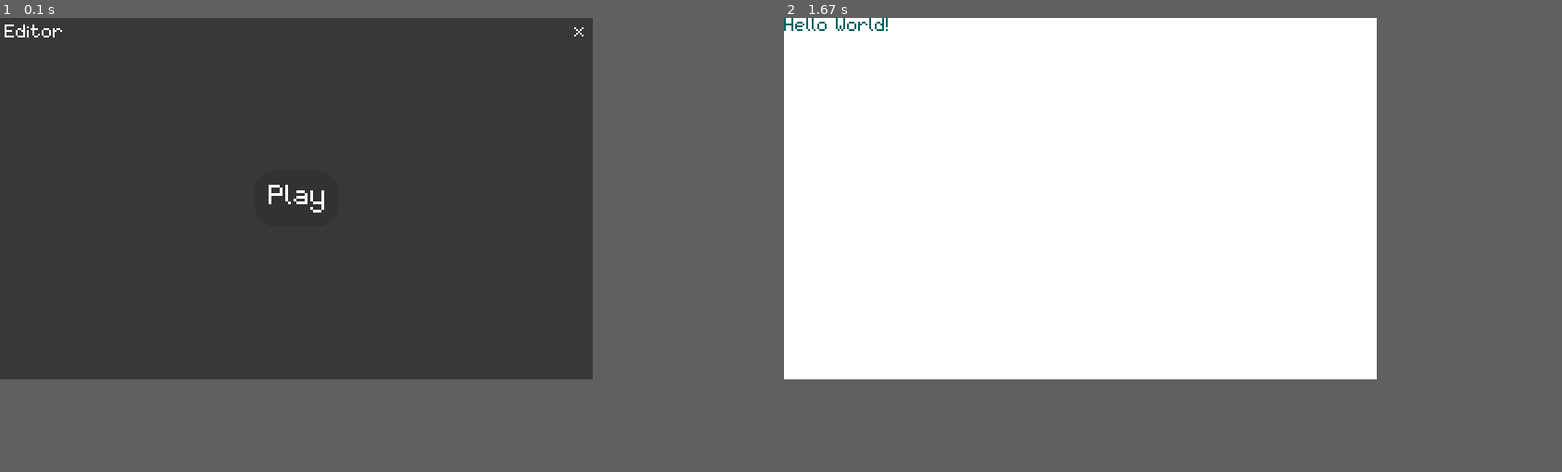
Above: before the commit, frames 1-2 (left to right).
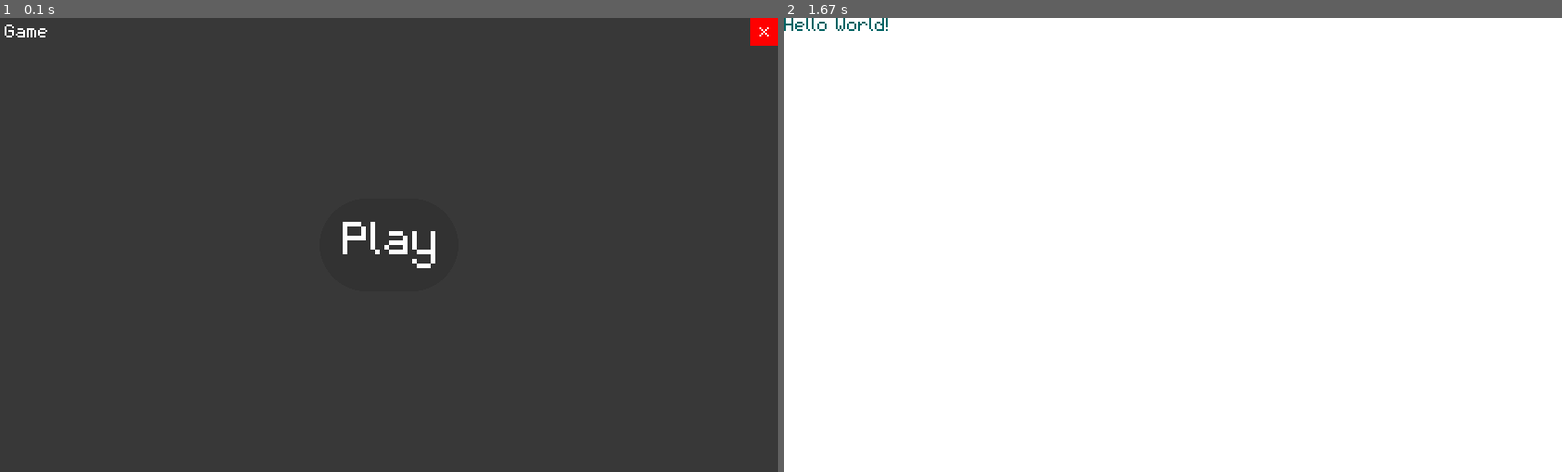
Above: after the commit, the same moments.

Repository: shegsharem/base_pygame_framework
Game: pygame game, started from main.py
Two runs of this game, one before a commit and one after it. Both use one fixed random seed, a clock stepped at 60 frames per second and the inputs below.
Inputs (mouse positions are in pixels of both pictures, inside the frame that each line leads up to):
- Up to frame 1 (0.1 s): no input
- Up to frame 2 (1.67 s): click (1173, 245) at 0.38 s
In our replay, the window is 640x390 before the commit and 840x490 after it. These sizes can differ from the game's own. Grey fills any space a smaller window leaves; there, only what the larger window draws over its background counts as a difference.

The runs differ from the first frame. In frame 1, 0.7% of the frame differs, in the area x 0-100%, y 0-56%; in frame 2, only the window size differs.

Commit message:
fixed button class

Diff:
--- a/button.py
+++ b/button.py
@@ -5,7 +5,7 @@
 class Button:
     """Simple button class."""
 
-    def __init__(self, x:int, y:int,
+    def __init__(self, x:int=0, y:int=0,
                  width:int=10, height:int=10,
                  button_color:tuple=(255,255,255),
                  button_highlighted_color:tuple=(255,255,255),
@@ -15,8 +15,8 @@
         """Create button rect
 
         Args:
-            x (int): x-position
-            y (int): y-position
+            x (int, optional): x-position. Not needed with anchor.
+            y (int,optional): y-position. Not needed with anchor.
             width (int, optional): button width. Defaults to 10.
             height (int): button height. Defaults to 10.
             button_color (tuple, optional): Button color. Defaults to (255,255,255).
@@ -39,24 +39,21 @@
         self.color = pygame.Color(button_color)
         self.text_color = pygame.Color(text_color)
         self.highlighted_color = pygame.Color(button_highlighted_color)
-        self.selected_color = self.highlighted_color.lerp((25,25,25),1)
+        self.selected_color = self.highlighted_color.lerp((
+            abs(self.color[0]-10),
+            abs(self.color[1]-10),
+            abs(self.color[2]-10)),1
+        )
         self.set_color = self.color
 
         self.text = text
         self.text_size_factor = text_size_factor
 
         self.callback = callback
+        self.button:pygame.Surface = self.create_button(self.color)
 
-        self.button_mask = None
-        self.button_mask_surface = None
-
-        self.button(self.color)
-
-    def button(self, color:tuple=(0,0,0,0)) -> pygame.Surface:
-        """Create button
-
-        Returns: pygame.Surface: Button surface
-        """
+    def create_button(self, color:tuple=(0,0,0,0)) -> pygame.Surface:
+        """Create button"""
         if self.text:
             text_surface = Font().render(
                 text=self.text,
@@ -83,10 +80,6 @@
             )
 
             button_surface.blit(text_surface,text_surface_rect)
-
-            if self.button_mask is None:
-                self.button_mask = pygame.mask.from_surface(button_surface)
-                self.button_mask_surface = pygame.Mask.to_surface(self.button_mask)
             return button_surface
 
         button_surface = pygame.Surface((self.width, self.height),pygame.SRCALPHA)
@@ -99,84 +92,83 @@
                 border_radius=self.corner_radius*self.text_size_factor
             )
 
-        if self.button_mask is None:
-            self.button_mask = pygame.mask.from_surface(button_surface)
         return button_surface
 
-    def check_mouse_hover(self) -> bool:
-        """Check if mouse is hovering button"""
-        mouse_position = pygame.mouse.get_pos()
-        button_mask_rect = self.button_mask_surface.get_rect().move(self.x,self.y)
-
-        if button_mask_rect.collidepoint(mouse_position):
-            if self.button_mask.get_at(
-                (mouse_position[0]-self.x,
-                 mouse_position[1]-self.y)):
-                return True
-        return False
-
-    def get_mouse_event(self, last_event=False) -> bool | None:
-        # Down returns True
-        # Up returns False
-
-        if pygame.mouse.get_pressed()[0]:
-            return True
-
-        if last_event:
-            return False
-
     def update(self, screen:pygame.Surface) -> pygame.Rect:
-        """Update button and draw on screen
-
-        Args:
-            screen (pygame.Surface): Main window
-            callback (optional): callback function for when clicked
-        """
-
-        mouse_event = self.get_mouse_event()
-        mouse_hover = self.check_mouse_hover()
+        """Update button and draw on screen"""
+        button_mask = get_mask(self.button)
+        button_mask_rect = button_mask.get_rect().move(self.x,self.y)
+        mouse_hover = check_mouse_hover(
+            button_mask,
+            button_mask_rect
+        )
+        current_button_color = get_color_from_surface(self.button)
+        mouse_down = pygame.mouse.get_pressed()[0]
 
         if mouse_hover:
-            self.set_color = self.highlighted_color
+            if not mouse_down and self.set_color == self.selected_color:
+                if callable(self.callback):
+                    self.callback()
+            elif mouse_down:
+                self.set_color = self.selected_color
+            else:
+                self.set_color = self.highlighted_color
 
         if not mouse_hover:
-            self.set_color = self.color
+            if self.set_color == self.selected_color:
+                if not mouse_down:
+                    self.set_color = self.color
 
-        if mouse_event:
-            self.set_color = self.selected_color
 
-        if self.set_color == self.selected_color:
-            if callable(self.callback):
-                self.callback()
-
-        button = self.button(self.set_color)
+        if self.set_color != current_button_color:
+            self.button = self.create_button(self.set_color)
+        #button = self.button(self.color)
 
         if self.anchor:
-            screen_rect, button_rect = screen.get_rect(), button.get_rect()
+            screen_rect, button_rect = screen.get_rect(), self.button.get_rect()
 
             if self.anchor == 'topleft':
                 button_rect.topleft = screen_rect.topleft
                 self.x, self.y = button_rect.x, button_rect.y
-                return screen.blit(button,(self.x,self.y))
+                return screen.blit(self.button,(self.x,self.y))
 
             if self.anchor == 'topright':
                 button_rect.topright = screen_rect.topright
                 self.x, self.y = button_rect.x, button_rect.y
-                return screen.blit(button,(self.x,self.y))
+                return screen.blit(self.button,(self.x,self.y))
 
             if self.anchor == 'center':
                 button_rect.center = screen_rect.center
                 self.x, self.y = button_rect.x, button_rect.y
-                return screen.blit(button,(self.x,self.y))
+                return screen.blit(self.button,(self.x,self.y))
 
             if self.anchor == 'bottomleft':
                 button_rect.bottomleft = screen_rect.bottomleft
                 self.x, self.y = button_rect.x, button_rect.y
-                return screen.blit(button,(self.x,self.y))
+                return screen.blit(self.button,(self.x,self.y))
 
             if self.anchor == 'bottomright':
                 button_rect.bottomright = screen_rect.bottomright
                 self.x, self.y = button_rect.x, button_rect.y
-                return screen.blit(button,(self.x,self.y))
+                return screen.blit(self.button,(self.x,self.y))
 
-        return screen.blit(button,(self.x,self.y))
+        return screen.blit(self.button,(self.x,self.y))
+
+def check_mouse_hover(button_mask, button_mask_rect) -> bool:
+    """Check if mouse is hovering button"""
+    mouse_position = pygame.mouse.get_pos()
+
+    if button_mask_rect.collidepoint(mouse_position):
+        if button_mask.get_at(
+            (mouse_position[0]-button_mask_rect.x,
+             mouse_position[1]-button_mask_rect.y)):
+            return True
+    return False
+
+def get_mask(surface:pygame.Surface) -> pygame.Mask:
+    """Get surface mask"""
+    return pygame.mask.from_surface(surface)
+
+def get_color_from_surface(surface:pygame.Surface) -> pygame.Color:
+    """Get color from surface"""
+    return surface.get_at(surface.get_rect().topleft)
--- a/main.py
+++ b/main.py
@@ -92,7 +92,7 @@
         self.running = False
         Game(self.screen, self.fps).run()
 
-    def kill(self):
+    def kill(self) -> None:
         self.running = False
 
     def run(self) -> None:
@@ -100,18 +100,21 @@
         self.running = True
         pygame.event.clear() # clear event queue
 
-        menu_title = Font().render("Editor", size_factor=2,text_color=(255,255,255))
+        menu_title = Font().render("Game", size_factor=2,text_color=(255,255,255))
 
-        play_button = Button(x=10,y=0,width=100,height=100,text="Play",
-                                   button_color =(50,50,50),text_size_factor=3,
-                                   button_highlighted_color=(85,85,85),
-                                   text_color=(255,255,255), button_border_radius=7,
-                                   callback=self.start_game, anchor='center')
+        play_button = Button(
+            text="Play", button_color =(50,50,50),text_size_factor=5,
+            button_highlighted_color=(85,85,85),
+            text_color=(255,255,255), button_border_radius=10,
+            callback=self.start_game, anchor='center'
+        )
 
-        exit_button = Button(x=0,y=0,text="x",button_color= self.background_color,
-                             button_highlighted_color=(255,0,0),
-                             text_size_factor=2,text_color=(255,255,255),
-                             callback=self.kill, anchor='topright')
+        exit_button = Button(
+            x=0,y=0,text="x",button_color= self.background_color,
+            button_highlighted_color=(255,0,0),
+            text_size_factor=2,text_color=(255,255,255),
+            callback=self.kill, anchor='topright'
+        )
 
         self.screen.fill(self.background_color)
 
@@ -186,4 +189,4 @@
     return surface_copy
 
 if __name__ == "__main__":
-    Menu(Window(640,390).screen,30).run()
+    Menu(Window(840,490).screen,60).run()
